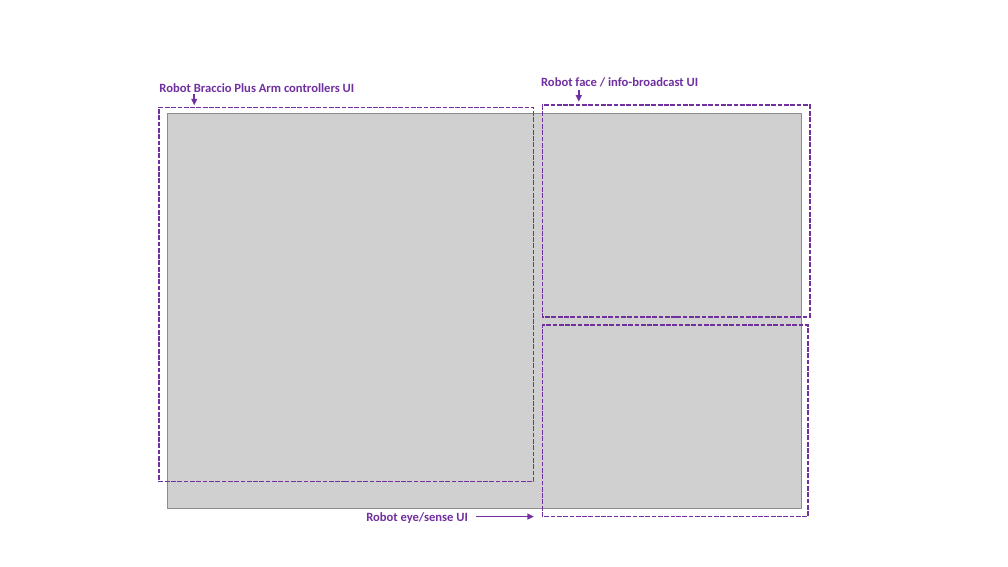
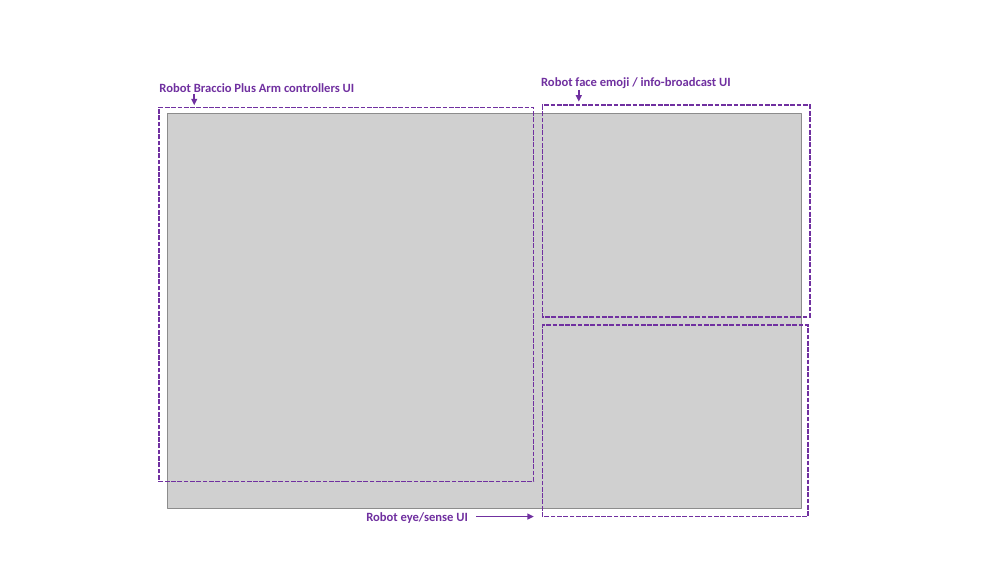
Before and after one commit to LiuYuancheng/Braccio_plus_robot_arm_control, a slide deck: slide 9 of doc/designDoc.pptx. Drawn at 1008x567 pixels with LibreOffice and Linux fonts; fonts in the diff are those of the drawing; grey boxes stand for pictures. Boxes give left, top, right and bottom in pixels: in the first picture for what was removed or moved away, otherwise in the second. Text is boxed around its words. In the diff, an @@ line names an element or a change of style, - is before the commit and + after.

Commit message:
update the robot system introduction document.

```diff
--- a/doc/designDoc.pptx
+++ b/doc/designDoc.pptx
@@ text at <box>541,77,731,88</box>: text changed @@
-Robot face / info-broadcast UI
+Robot face emoji / info-broadcast UI
```
Also in this commit, not shown: 7 other files.
